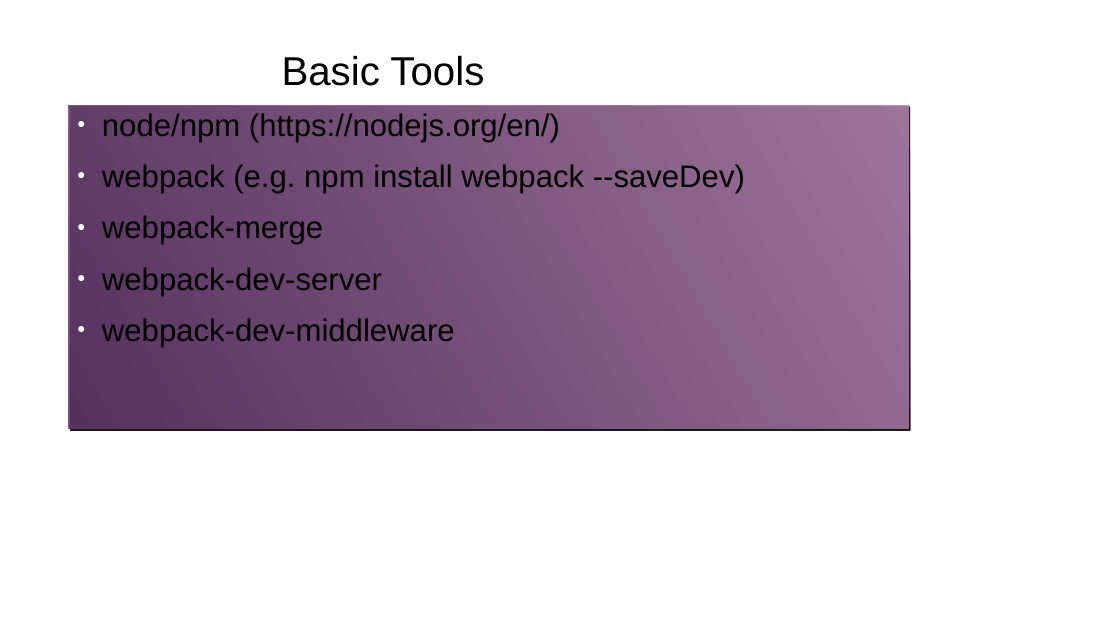
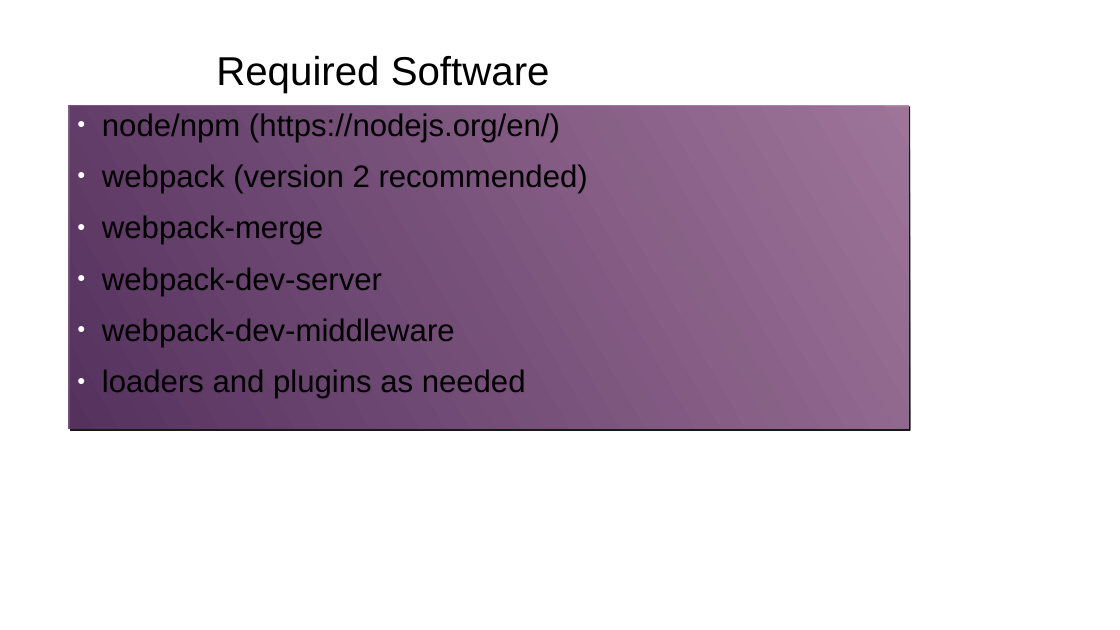
Before and after one commit to gharley/webpack-presi, a slide deck: slide 4 of webpack.odp. Drawn at 1120x630 pixels with LibreOffice and Linux fonts; fonts in the diff are those of the drawing; background and template pictures are left out. Boxes give left, top, right and bottom in pixels: in the first picture for what was removed or moved away, otherwise in the second. Text is boxed around its words. In the diff, an @@ line names an element or a change of style, - is before the commit and + after.

Commit message:
Updating for webpack 2.x and Boise Code Camp

```diff
--- a/webpack.odp
+++ b/webpack.odp
@@ title at box(216, 55, 550, 93): text changed @@
-Basic Tools
+Required Software
@@ text at box(102, 164, 588, 193): text changed @@
-● webpack (e.g. npm install webpack --saveDev)
+● webpack (version 2 recommended)
@@ text at box(102, 369, 526, 399): paragraph added @@
+● loaders and plugins as needed
```
Also in this commit, not shown: 6 other slides changed, 1 other file.
